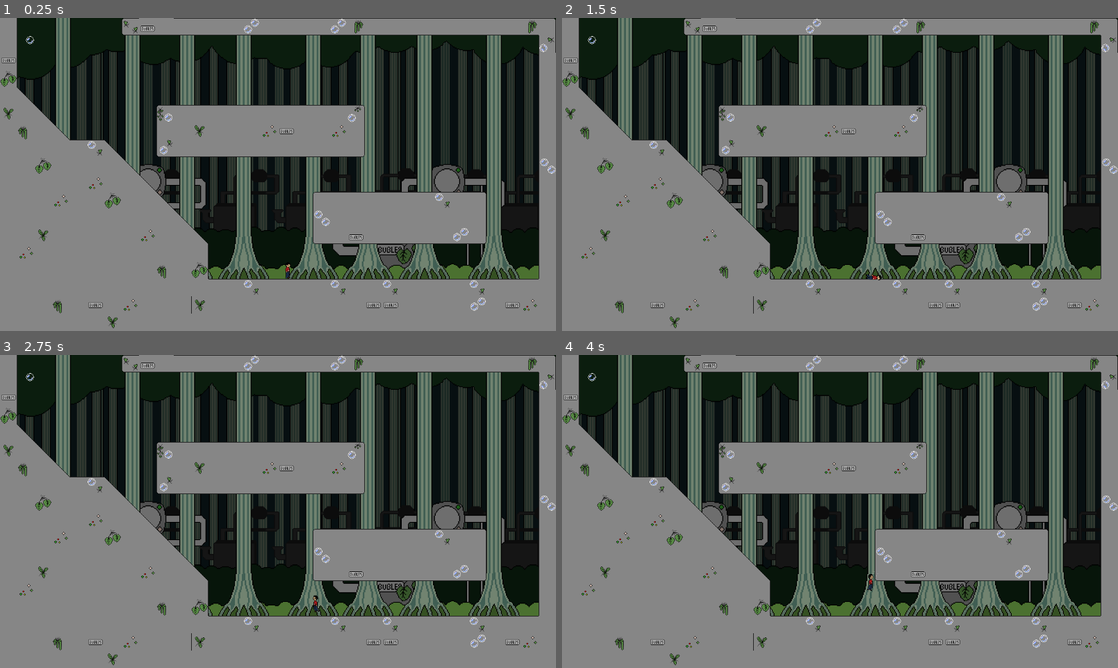
Above: before the commit, frames 1-4 (two rows, left to right).
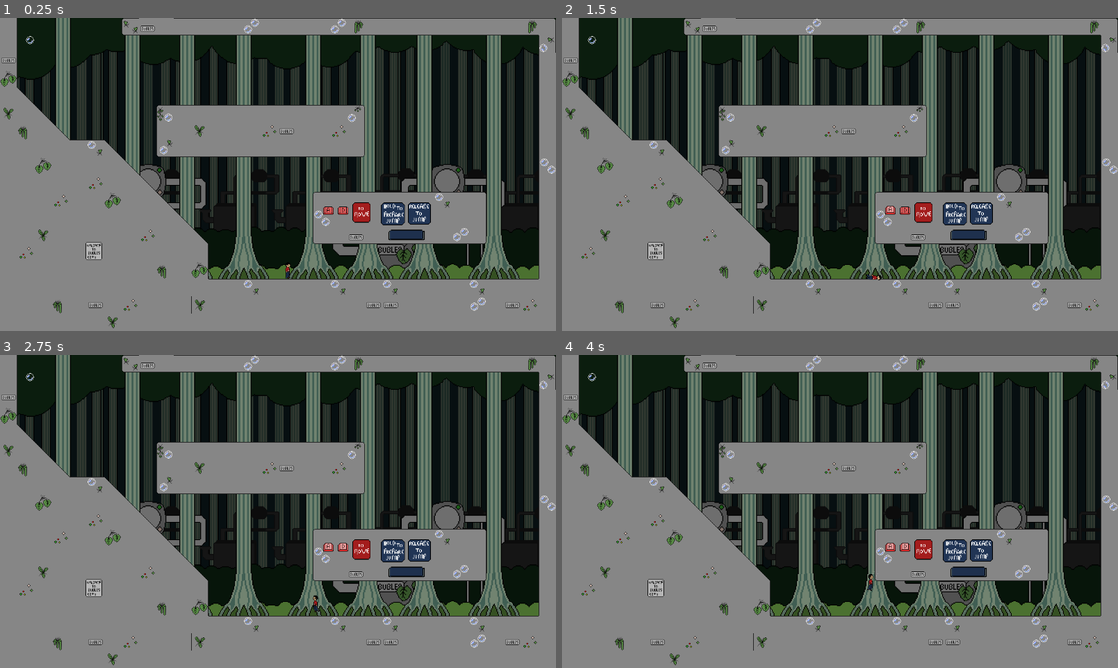
Above: after the commit, the same moments.

Repository: loganmacdougall/GlobalGameJam2025
Game: Godot game, scene res://scenes/floors/floor_00.tscn
Two runs of this game, one before a commit and one after it. Both use one fixed random seed, a clock stepped at 60 frames per second and the inputs below. The project has no main scene, so this scene is started directly.
Inputs:
- Up to frame 1 (0.25 s): no input
- Up to frame 2 (1.5 s): hold Right (Right) from 0.53 s (still down); tap Space (Jump) at 0.6, 0.77, 1.07, 1.35 s
- Up to frame 3 (2.75 s): tap Space (Jump) at 1.52, 1.82, 2.1 s; release Right (Right) at 2.03 s; hold Left (Left) from 2.03 s (still down)
- Up to frame 4 (4 s): release Left (Left) at 2.78 s; hold Right (Right) from 2.78 s (still down); tap Space (Jump) at 2.85, 3.02, 3.32, 3.6, 3.77 s

The runs differ from the first frame. In frame 1, 1.3% of the frame differs, in the area x 15-78%, y 58-78%; in frame 2, 1.3%; in frame 3, 1.3%; in frame 4, 1.3%.

Commit message:
Added signs and buttons, floor 00 tutted

Diff:
--- /dev/null
+++ b/nodes/help/key__a.tscn
@@ -0,0 +1,33 @@
+[gd_scene load_steps=5 format=3 uid="uid://eu571c4nxe6l"]
+
+[ext_resource type="Texture2D" uid="uid://c3ha308g6b674" path="res://assets/sprites/tutorial_help/keyboard.png" id="1_j4vxc"]
+
+[sub_resource type="AtlasTexture" id="AtlasTexture_emq52"]
+atlas = ExtResource("1_j4vxc")
+region = Rect2(0, 0, 40, 40)
+
+[sub_resource type="AtlasTexture" id="AtlasTexture_1wa14"]
+atlas = ExtResource("1_j4vxc")
+region = Rect2(160, 0, 40, 40)
+
+[sub_resource type="SpriteFrames" id="SpriteFrames_6e7qk"]
+animations = [{
+"frames": [{
+"duration": 1.0,
+"texture": SubResource("AtlasTexture_emq52")
+}, {
+"duration": 1.0,
+"texture": SubResource("AtlasTexture_1wa14")
+}],
+"loop": true,
+"name": &"press",
+"speed": 5.0
+}]
+
+[node name="Key_ A" type="Node2D"]
+
+[node name="AnimatedSprite2D" type="AnimatedSprite2D" parent="."]
+sprite_frames = SubResource("SpriteFrames_6e7qk")
+animation = &"press"
+autoplay = "press"
+frame_progress = 0.71833
--- /dev/null
+++ b/nodes/help/key__d.tscn
@@ -0,0 +1,33 @@
+[gd_scene load_steps=5 format=3 uid="uid://dqxrmtqgc1do3"]
+
+[ext_resource type="Texture2D" uid="uid://c3ha308g6b674" path="res://assets/sprites/tutorial_help/keyboard.png" id="1_xwd36"]
+
+[sub_resource type="AtlasTexture" id="AtlasTexture_evw6k"]
+atlas = ExtResource("1_xwd36")
+region = Rect2(40, 0, 40, 40)
+
+[sub_resource type="AtlasTexture" id="AtlasTexture_43cxp"]
+atlas = ExtResource("1_xwd36")
+region = Rect2(200, 0, 40, 40)
+
+[sub_resource type="SpriteFrames" id="SpriteFrames_7mpoc"]
+animations = [{
+"frames": [{
+"duration": 1.0,
+"texture": SubResource("AtlasTexture_evw6k")
+}, {
+"duration": 1.0,
+"texture": SubResource("AtlasTexture_43cxp")
+}],
+"loop": true,
+"name": &"pressed",
+"speed": 5.0
+}]
+
+[node name="key__b" type="Node2D"]
+
+[node name="AnimatedSprite2D" type="AnimatedSprite2D" parent="."]
+sprite_frames = SubResource("SpriteFrames_7mpoc")
+animation = &"pressed"
+autoplay = "pressed"
+frame_progress = 0.26135
--- /dev/null
+++ b/nodes/help/key__space.tscn
@@ -0,0 +1,31 @@
+[gd_scene load_steps=5 format=3 uid="uid://rwundp5qi6wu"]
+
+[ext_resource type="Texture2D" uid="uid://c3ha308g6b674" path="res://assets/sprites/tutorial_help/keyboard.png" id="1_vs3m5"]
+
+[sub_resource type="AtlasTexture" id="AtlasTexture_dx547"]
+atlas = ExtResource("1_vs3m5")
+region = Rect2(80, 0, 80, 40)
+
+[sub_resource type="AtlasTexture" id="AtlasTexture_1rigy"]
+atlas = ExtResource("1_vs3m5")
+region = Rect2(240, 0, 80, 40)
+
+[sub_resource type="SpriteFrames" id="SpriteFrames_j7p5e"]
+animations = [{
+"frames": [{
+"duration": 1.0,
+"texture": SubResource("AtlasTexture_dx547")
+}, {
+"duration": 1.0,
+"texture": SubResource("AtlasTexture_1rigy")
+}],
+"loop": true,
+"name": &"default",
+"speed": 5.0
+}]
+
+[node name="key__space" type="Node2D"]
+
+[node name="AnimatedSprite2D" type="AnimatedSprite2D" parent="."]
+sprite_frames = SubResource("SpriteFrames_j7p5e")
+autoplay = "default"
--- a/scenes/floors/floor_00.tscn
+++ b/scenes/floors/floor_00.tscn
@@ -1,9 +1,13 @@
-[gd_scene load_steps=6 format=4 uid="uid://c4015jf10foy6"]
+[gd_scene load_steps=10 format=4 uid="uid://c4015jf10foy6"]
 
 [ext_resource type="PackedScene" uid="uid://ktae7xuisrsh" path="res://nodes/bubble_city_background.tscn" id="1_1um46"]
 [ext_resource type="PackedScene" uid="uid://dmt6u2uu2ow53" path="res://nodes/player.tscn" id="1_jiq0s"]
 [ext_resource type="TileSet" uid="uid://bl3vxq2god1tc" path="res://assets/tilesets/game_tileset.tres" id="1_ludj5"]
+[ext_resource type="PackedScene" uid="uid://eu571c4nxe6l" path="res://nodes/help/key__a.tscn" id="3_60y3o"]
 [ext_resource type="PackedScene" path="res://nodes/SceneSwitcher.tscn" id="3_newtv"]
+[ext_resource type="Texture2D" uid="uid://dro2gy2f8p2qs" path="res://assets/sprites/tutorial_help/signs.png" id="3_xjoqw"]
+[ext_resource type="PackedScene" uid="uid://rwundp5qi6wu" path="res://nodes/help/key__space.tscn" id="4_xx521"]
+[ext_resource type="PackedScene" uid="uid://dqxrmtqgc1do3" path="res://nodes/help/key__d.tscn" id="6_705v5"]
 
 [sub_resource type="RectangleShape2D" id="RectangleShape2D_mcyj8"]
 size = Vector2(320, 41)
@@ -21,6 +25,45 @@
 tile_map_data = PackedByteArray("AAAAABAABgANAAEAAAAAABEABgANAAEAAAABABAABgANAAEAAAABABEABgANAAEAAAACABAABgANAAEAAAACAB …(4672 unchanged characters)…
 tile_set = ExtResource("1_ludj5")
 
+[node name="Tutorial" type="Node2D" parent="."]
+
+[node name="welcome" type="Sprite2D" parent="Tutorial"]
+position = Vector2(216, 536)
+texture = ExtResource("3_xjoqw")
+region_enabled = true
+region_rect = Rect2(120, 80, 40, 40)
+
+[node name="Hold_Sign" type="Sprite2D" parent="Tutorial"]
+position = Vector2(904, 448)
+scale = Vector2(1.5, 1.5)
+texture = ExtResource("3_xjoqw")
+region_enabled = true
+region_rect = Rect2(200, 0, 40, 40)
+
+[node name="Jump" type="Sprite2D" parent="Tutorial"]
+position = Vector2(968, 448)
+scale = Vector2(1.5, 1.5)
+texture = ExtResource("3_xjoqw")
+region_enabled = true
+region_rect = Rect2(240, 0, 40, 40)
+
+[node name="key__space" parent="Tutorial" instance=ExtResource("4_xx521")]
+position = Vector2(936, 496)
+scale = Vector2(1.5, 1.5)
+
+[node name="Key_ A" parent="Tutorial" instance=ExtResource("3_60y3o")]
+position = Vector2(752, 440)
+
+[node name="key__b" parent="Tutorial" instance=ExtResource("6_705v5")]
+position = Vector2(792, 440)
+
+[node name="Move" type="Sprite2D" parent="Tutorial"]
+position = Vector2(832, 448)
+scale = Vector2(1.5, 1.5)
+texture = ExtResource("3_xjoqw")
+region_enabled = true
+region_rect = Rect2(40, 0, 40, 40)
+
 [node name="Player" parent="." instance=ExtResource("1_jiq0s")]
 position = Vector2(667, 585)
 floor_snap_length = 1.0
Binary file added: assets/sprites/tutorial_help/keyboard.png
Not shown, added: assets/sprites/tutorial_help/keyboard.png.import
Binary file added: assets/sprites/tutorial_help/signs.png
Not shown, added: assets/sprites/tutorial_help/signs.png.import
